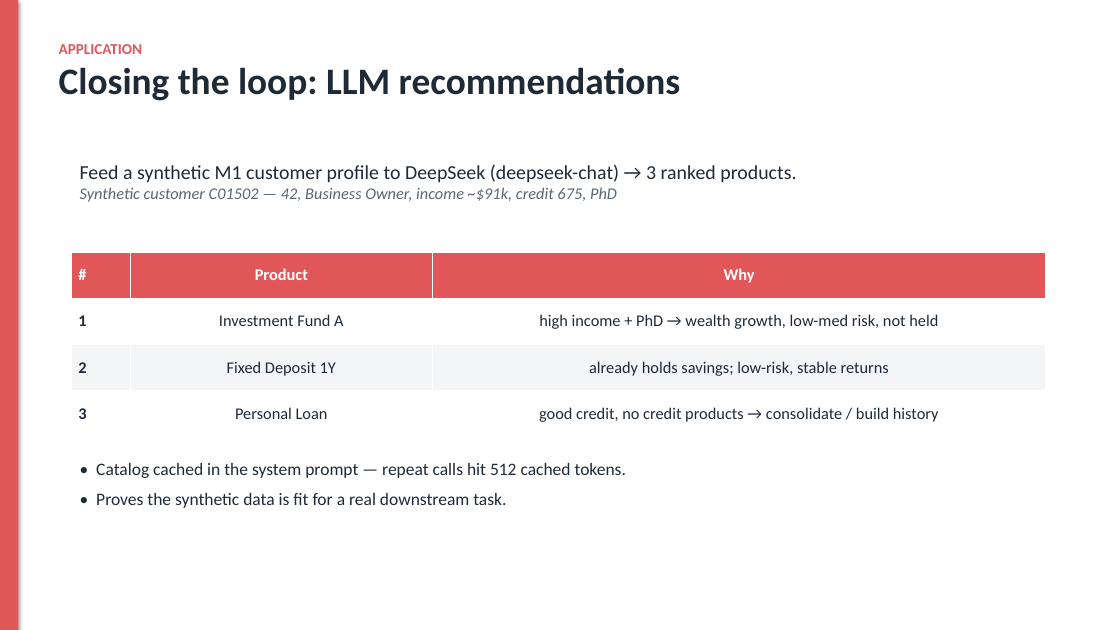
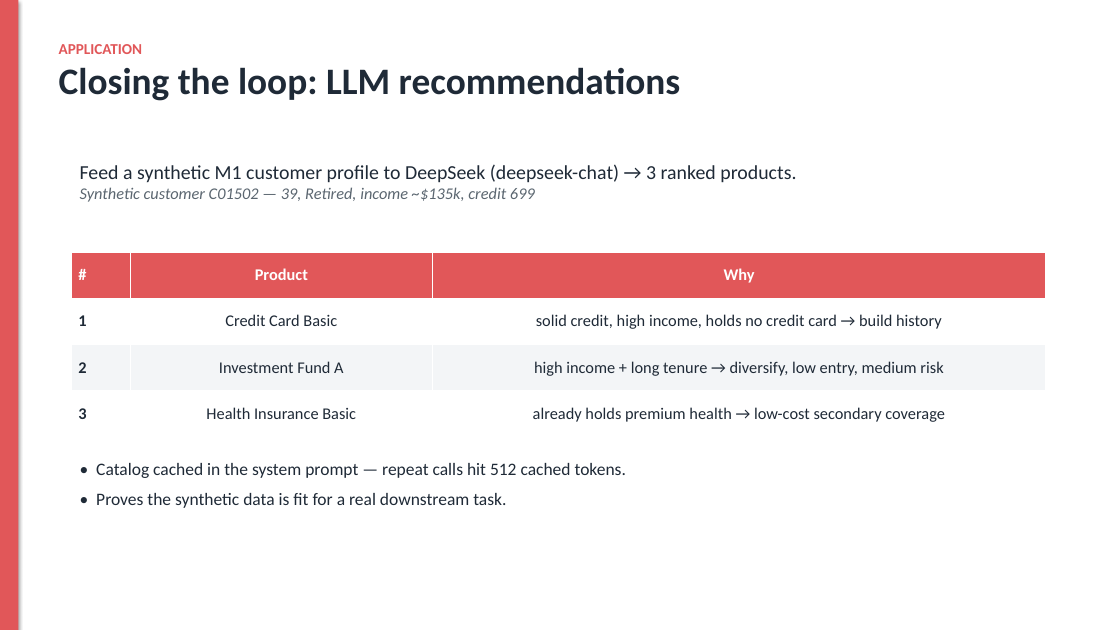
Before and after one commit to dylanwang2111/synthetic_data_gen, a slide deck: slide 18 of slides.pptx (slide 17 before the commit). Drawn at 1120x630 pixels with LibreOffice and Linux fonts; fonts in the diff are those of the drawing. Boxes give left, top, right and bottom in pixels: in the first picture for what was removed or moved away, otherwise in the second. Text is boxed around its words. In the diff, an @@ line names an element or a change of style, - is before the commit and + after.

```diff
--- a/slides.pptx
+++ b/slides.pptx
@@ text at (x1=80, y1=187, x2=535, y2=202): text changed @@
-Synthetic customer C01502 — 42, Business Owner, income ~$91k, credit 675, PhD
+Synthetic customer C01502 — 39, Retired, income ~$135k, credit 699
@@ table at (x1=71, y1=252, x2=1046, y2=437) @@
-row 2, column 2: Investment Fund A
+row 2, column 2: Credit Card Basic
-row 2, column 3: high income + PhD → wealth growth, low-med risk, not held
+row 2, column 3: solid credit, high income, holds no credit card → build history
-row 3, column 2: Fixed Deposit 1Y
+row 3, column 2: Investment Fund A
-row 3, column 3: already holds savings; low-risk, stable returns
+row 3, column 3: high income + long tenure → diversify, low entry, medium risk
-row 4, column 2: Personal Loan
+row 4, column 2: Health Insurance Basic
-row 4, column 3: good credit, no credit products → consolidate / build history
+row 4, column 3: already holds premium health → low-cost secondary coverage
```
Also in this commit, not shown: 6 other slides changed, 1 slide added, 37 other files.
